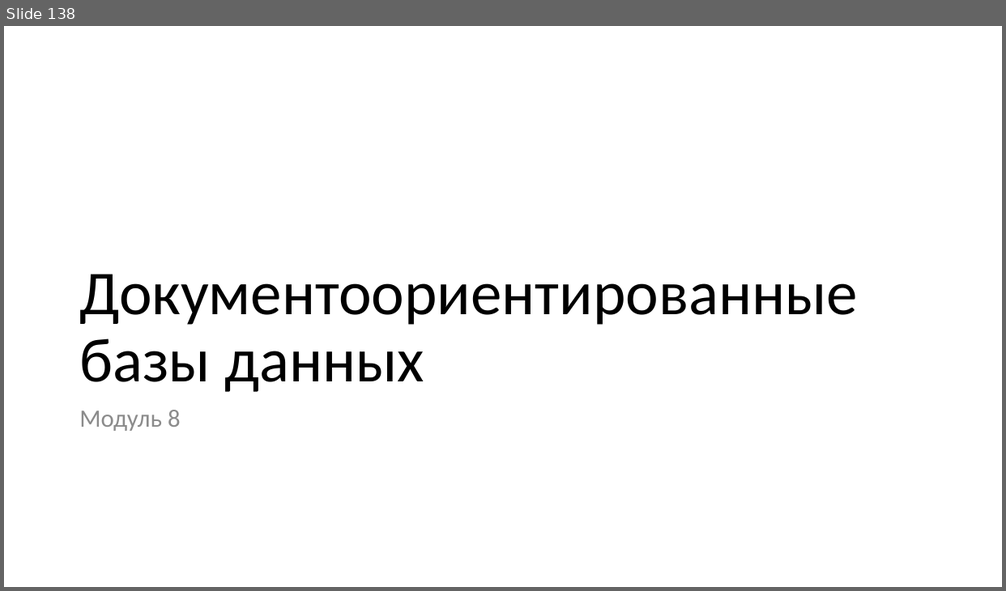
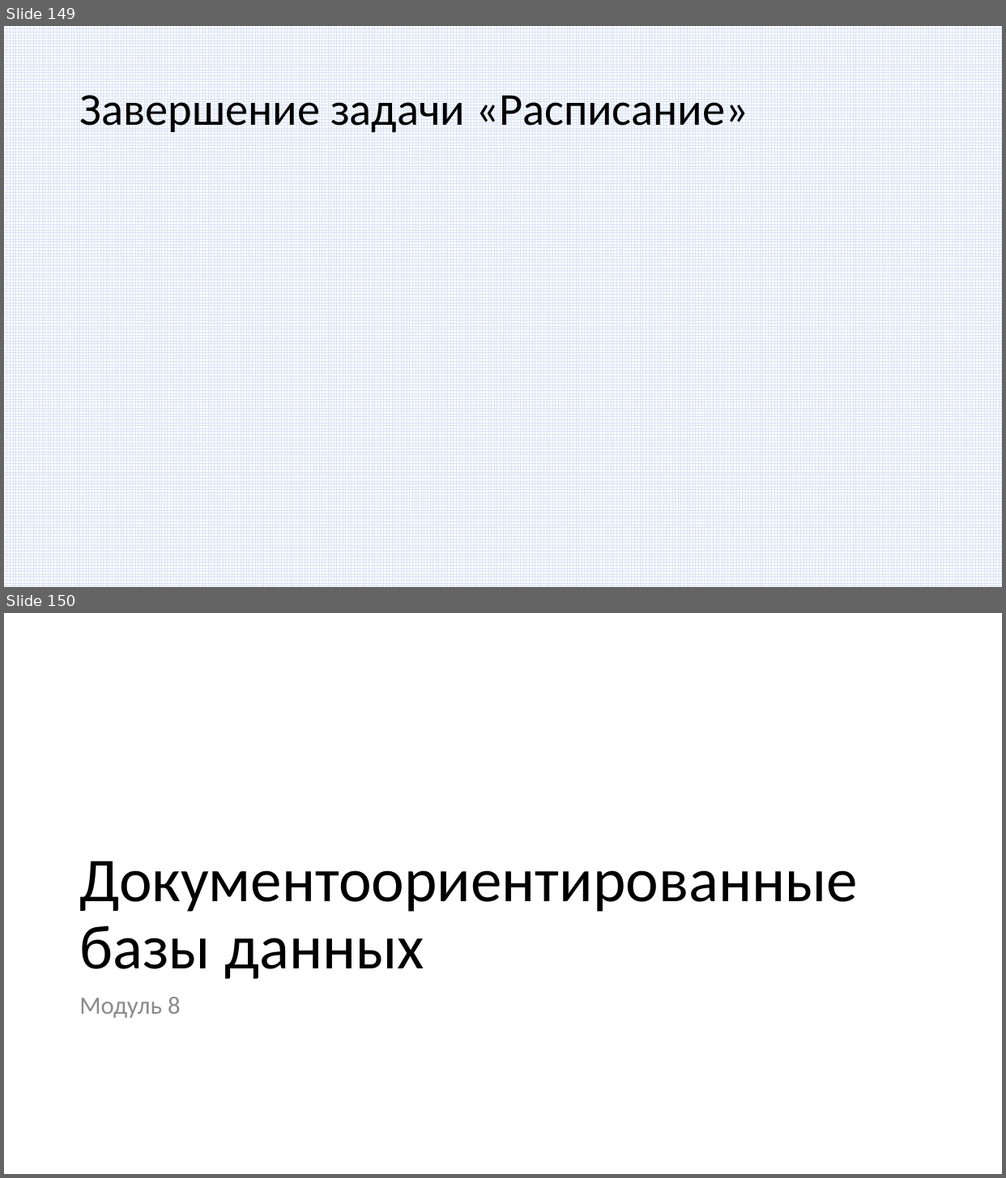
Before and after one commit to paveltsytovich/telegram-course, a slide deck: Presentation/Разработка ботов для телеграмм на Python.pptx. Shown one above the other, each under a label of ours: slide 138 before the commit, slides 149 and 150 after it. The pictures are 1006x591 and 1006x1178 pixels, drawn with LibreOffice and Linux fonts; fonts in the diff are those of the drawing. Boxes give left, top, right and bottom in pixels: in the first picture for what was removed or moved away, otherwise in the second. Text is boxed around its words. In the diff, an @@ line names an element or a change of style, - is before the commit and + after.

```diff
--- a/Presentation/Разработка ботов для телеграмм на Python.pptx
+++ b/Presentation/Разработка ботов для телеграмм на Python.pptx
@@ slide 149 added at (4, 26, 1002, 587), background #FFFFFF @@
@@ rectangle added at (4, 26, 1002, 587), fill pattern #DAE3F3 on #FFFFFF @@
@@ title added at (80, 95, 748, 133), 44 pt, text #000000 @@
+Завершение задачи «Расписание»
@@ what was slide 138 is now slide 150 @@
```
Also in this commit, not shown: 12 other slides added, 1 slide removed, 2 other files.
